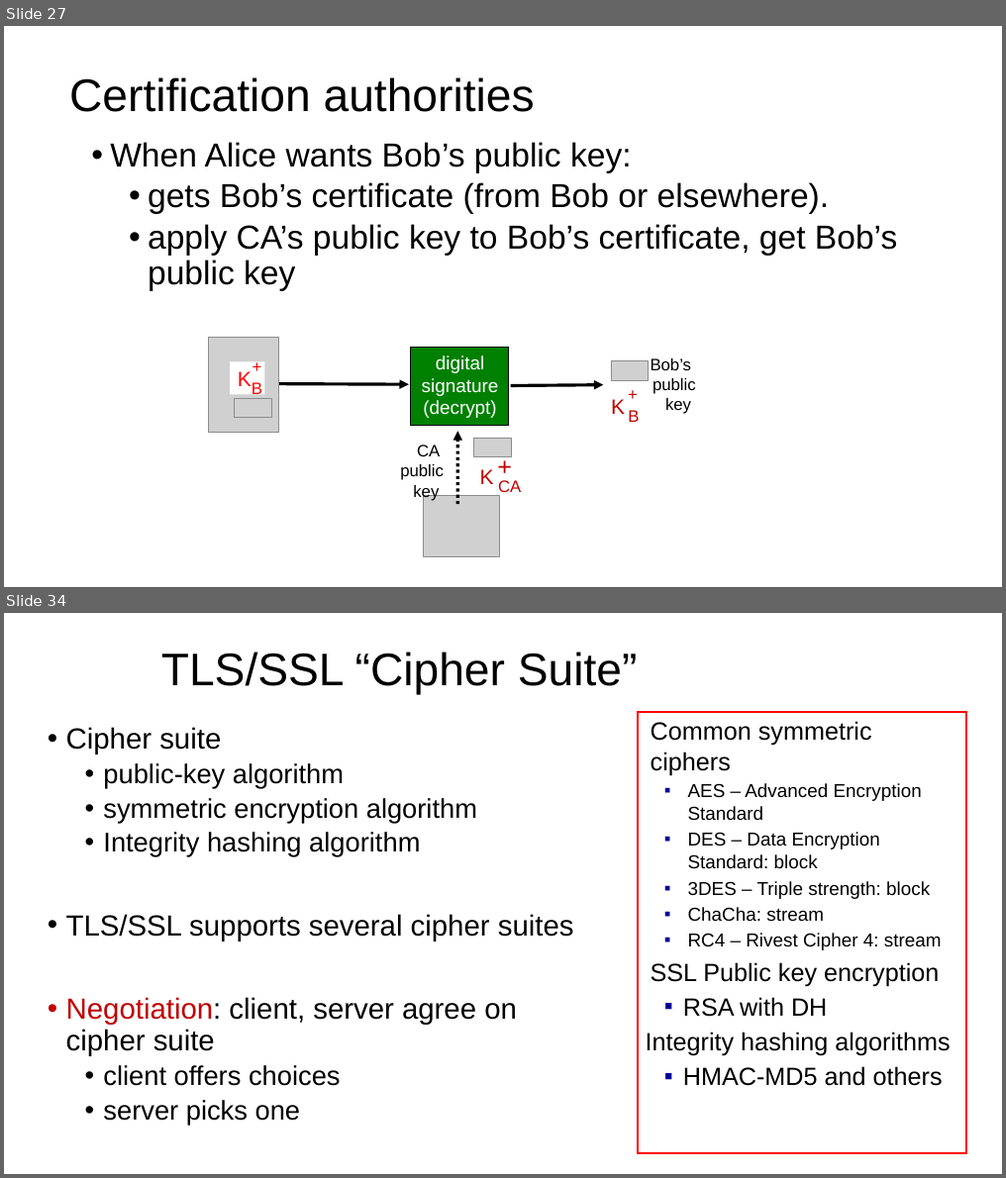
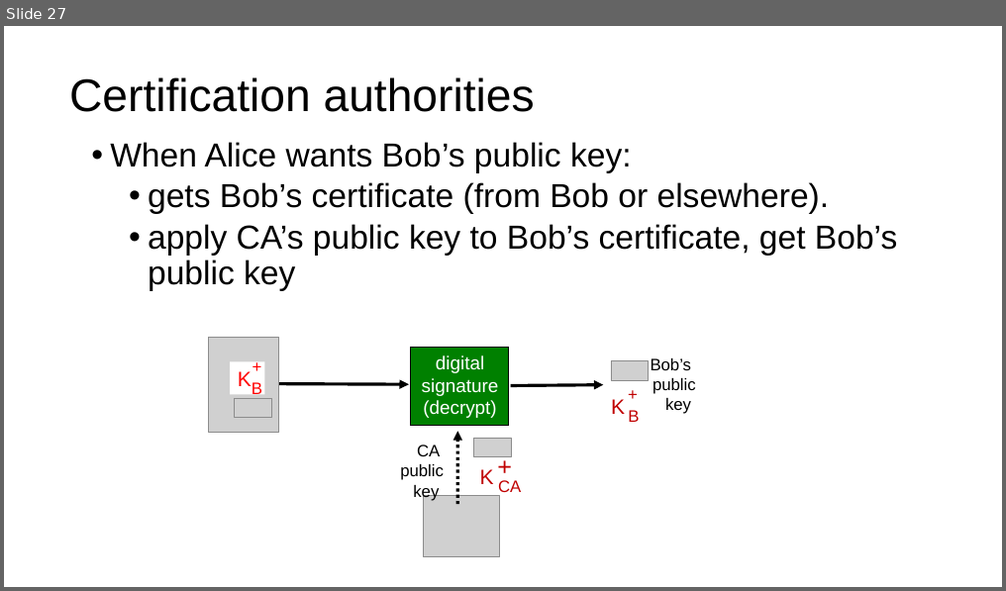
Before and after one commit to ngsrinivas/coursegen, a slide deck: ex/552-F19/lectures/12-transport-security.pptx. Shown one above the other, each under a label of ours: slides 27 and 34 before the commit, slide 27 after it; the slides between them are not shown. The pictures are 1006x1178 and 1006x591 pixels, drawn with LibreOffice and Linux fonts; fonts in the diff are those of the drawing; grey boxes stand for pictures. Boxes give left, top, right and bottom in pixels: in the first picture for what was removed or moved away, otherwise in the second. Text is boxed around its words. In the diff, an @@ line names an element or a change of style, - is before the commit and + after.

```diff
--- a/ex/552-F19/lectures/12-transport-security.pptx
+++ b/ex/552-F19/lectures/12-transport-security.pptx
@@ slide 34 removed at bbox=[4, 613, 1002, 1174], background #FFFFFF @@
@@ title removed at bbox=[161, 652, 638, 694] @@
-TLS/SSL “Cipher Suite”
@@ text removed at bbox=[66, 727, 574, 1124] @@
-• Cipher suite
-  • public-key algorithm
-  • symmetric encryption algorithm
-  • Integrity hashing algorithm
-• TLS/SSL supports several cipher suites
-• Negotiation: client, server agree on cipher suite
-  • client offers choices
-  • server picks one
@@ rectangle removed at bbox=[638, 712, 966, 1154] @@
-Common symmetric ciphers
-  ▪ AES – Advanced Encryption Standard
-  ▪ DES – Data Encryption Standard: block
-  ▪ 3DES – Triple strength: block
-  ▪ ChaCha: stream
-  ▪ RC4 – Rivest Cipher 4: stream
-SSL Public key encryption
-  ▪ RSA with DH
-Integrity hashing algorithms
-  ▪ HMAC-MD5 and others
```
Also in this commit, not shown: 1 slide changed, 12 other slides removed, 4 other files.
